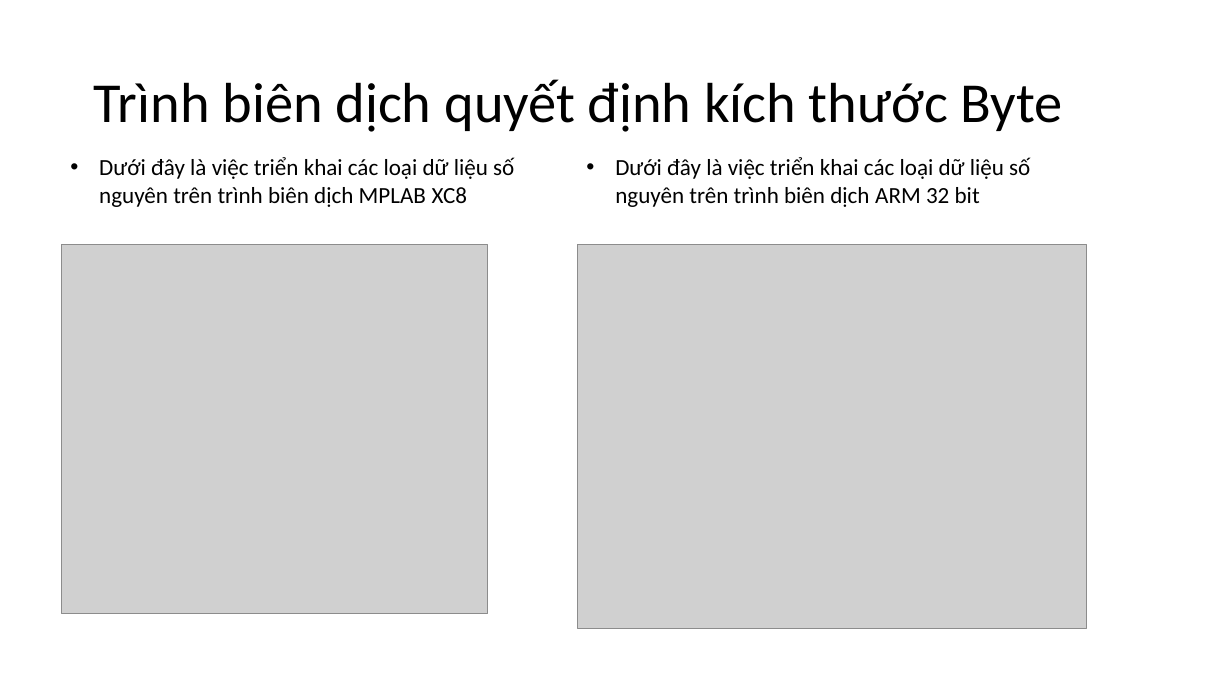
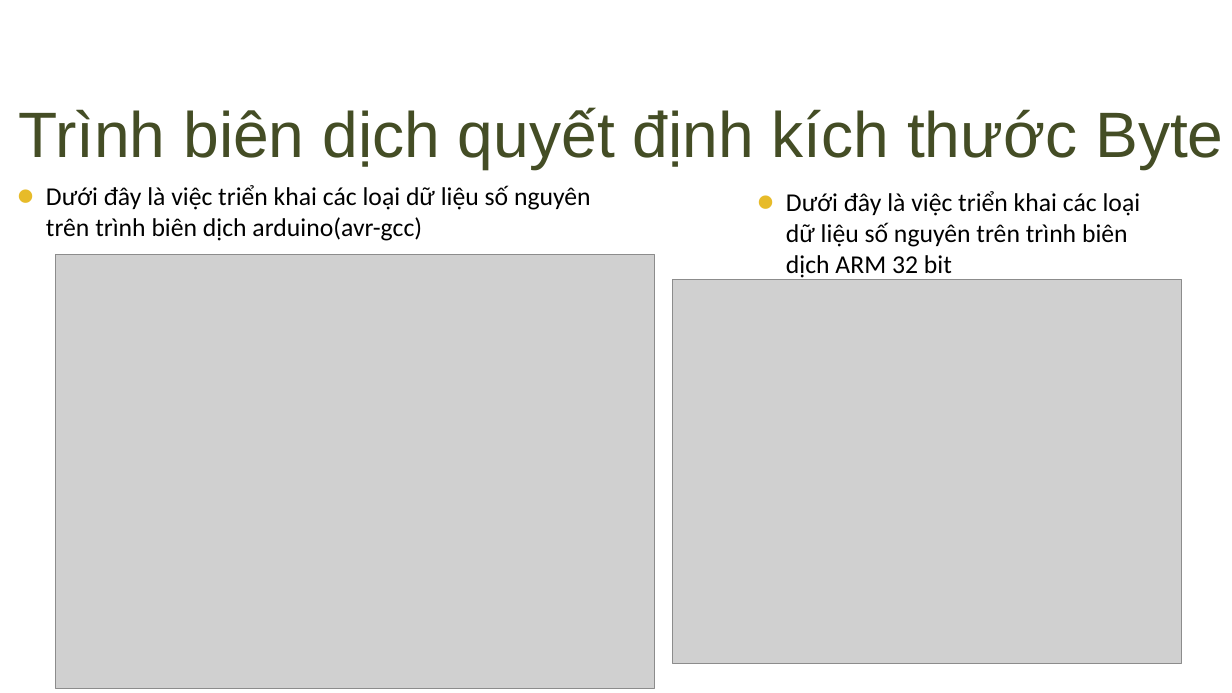
Before and after one commit to daydien12/Trainning_C, a slide deck: slide 26 of Day_1/Buổi 1.pptx (slide 25 before the commit). Drawn at 1232x693 pixels with LibreOffice and Linux fonts; fonts in the diff are those of the drawing; grey boxes stand for pictures; background and template pictures are left out. Boxes give left, top, right and bottom in pixels: in the first picture for what was removed or moved away, otherwise in the second. Text is boxed around its words. In the diff, an @@ line names an element or a change of style, - is before the commit and + after.

```diff
--- a/Day_1/Buổi 1.pptx
+++ b/Day_1/Buổi 1.pptx
@@ title "Trình biên dịch quyết định ...": place and size @@
-title "Trình biên dịch quyết định ..." at [94,79,1063,132]
+title "Trình biên dịch quyết định ..." at [18,107,1223,169]
@@ title "Trình biên dịch quyết định ..." at [18,107,1223,169]: size 44 to 50 pt, font Calibri to Arial, text colour #000000 to #444D25; indent changed; line spacing 0.9 to 1; more space between paragraphs; vertical alignment middle to top @@
@@ text "Dưới đây là việc triển ...": place and size @@
-text "Dưới đây là việc triển ..." at [615,157,1030,207]
+text "Dưới đây là việc triển ..." at [786,191,1141,278]
@@ text "Dưới đây là việc triển ..." at [786,191,1141,278]: size 18 to 20 pt; bullet • to ⚫; more space between paragraphs @@
@@ text at [46,185,591,241]: text changed; size 18 to 20 pt @@
-• Dưới đây là việc triển khai các loại dữ liệu số nguyên trên trình biên dịch MPLAB XC8
+⚫ Dưới đây là việc triển khai các loại dữ liệu số nguyên trên trình biên dịch arduino(avr-gcc)
@@ picture: place and size @@
-picture at [61,244,487,614]
+picture at [55,254,655,689]
@@ picture: place and size @@
-picture at [578,244,1087,628]
+picture at [673,279,1182,663]
```
Also in this commit, not shown: 32 other slides changed, 6 slides added, 4 slides removed, 19 other files.
